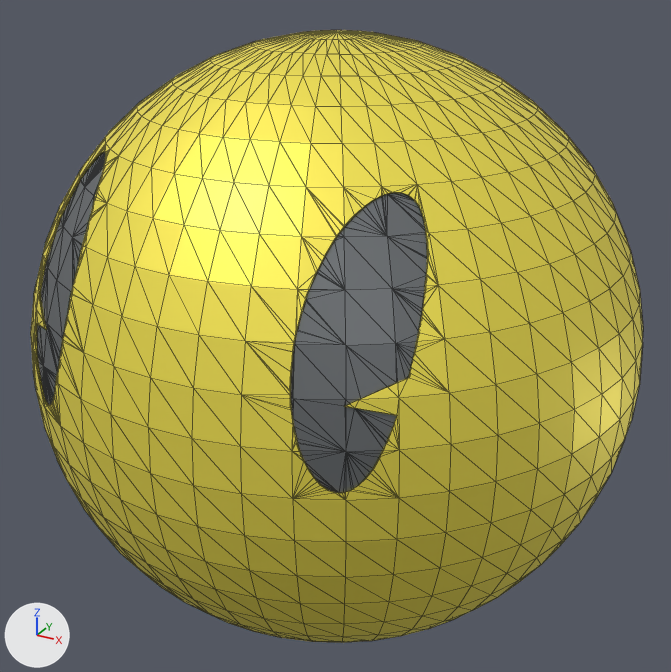
The glTF model horrorpackman/assets/PacMan.glb, before and after one commit.
One viewpoint serves both versions: a camera (50 mm lens) standing at (14.08, -25.6, 22.86) and looking at (-0.05, 0.08, 10.02). The axes (+X, +Y, +Z) are drawn at lower left. The lights are the same throughout. Mesh edges are drawn as thin lines. Where no turn or scale is listed for an object, it has been applied to the vertices. Vertices at the same position are counted once.

Names of what the first picture shows: 'Mesh_Mesh_head_geo.001_lambert2SG.001'.
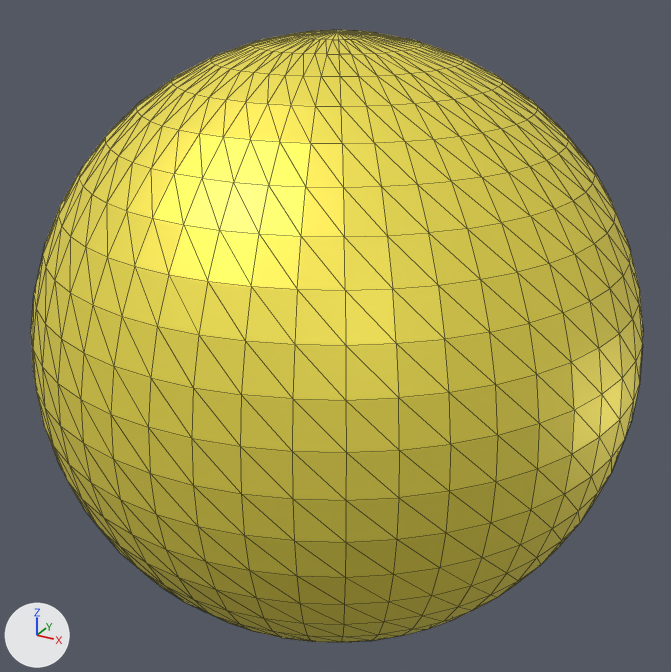
The change in detail:
me_mesh_0 has 1608 vertices, 3209 faces and spans x -10.0..10.0, y -9.9..10.1, z 0.0..20.0.
me_mesh_0 is used by ob_mesh_mesh_head_geo_001_lambert2sg_001; location (0.0, 0.0, 0.0).
me_mesh_0 part 1: 258 vertices removed from x 3.5..6.0, y -9.0..-5.2, z 10.2..16.9; 4 vertices added at x 4.0..5.3, y -8.5..-6.8, z 11.3..16.1.
me_mesh_0 part 2: 252 vertices removed from x -6.0..-3.5, y -9.0..-5.2, z 10.2..16.9; 4 vertices added at x -5.3..-4.0, y -8.5..-6.8, z 11.3..16.1.
me_mesh_0 part 3: 2 kept faces spanning x -5.6..5.6, y -7.9..8.1, z 13.8..15.0 get new vertex colours.

Changed parts and their boxes (x1, y1, x2, y2) in the pictures (671 x 672 px):
part 1 of me_mesh_0, cut back
    before: (241, 184, 449, 500)
    after: (292, 187, 445, 500)
part 2 of me_mesh_0, cut back
    before: (33, 137, 119, 425)
    after: (33, 150, 119, 425)
part 3 of me_mesh_0, recoloured
    before: (345, 291, 395, 345)
    after: (345, 290, 395, 345)
